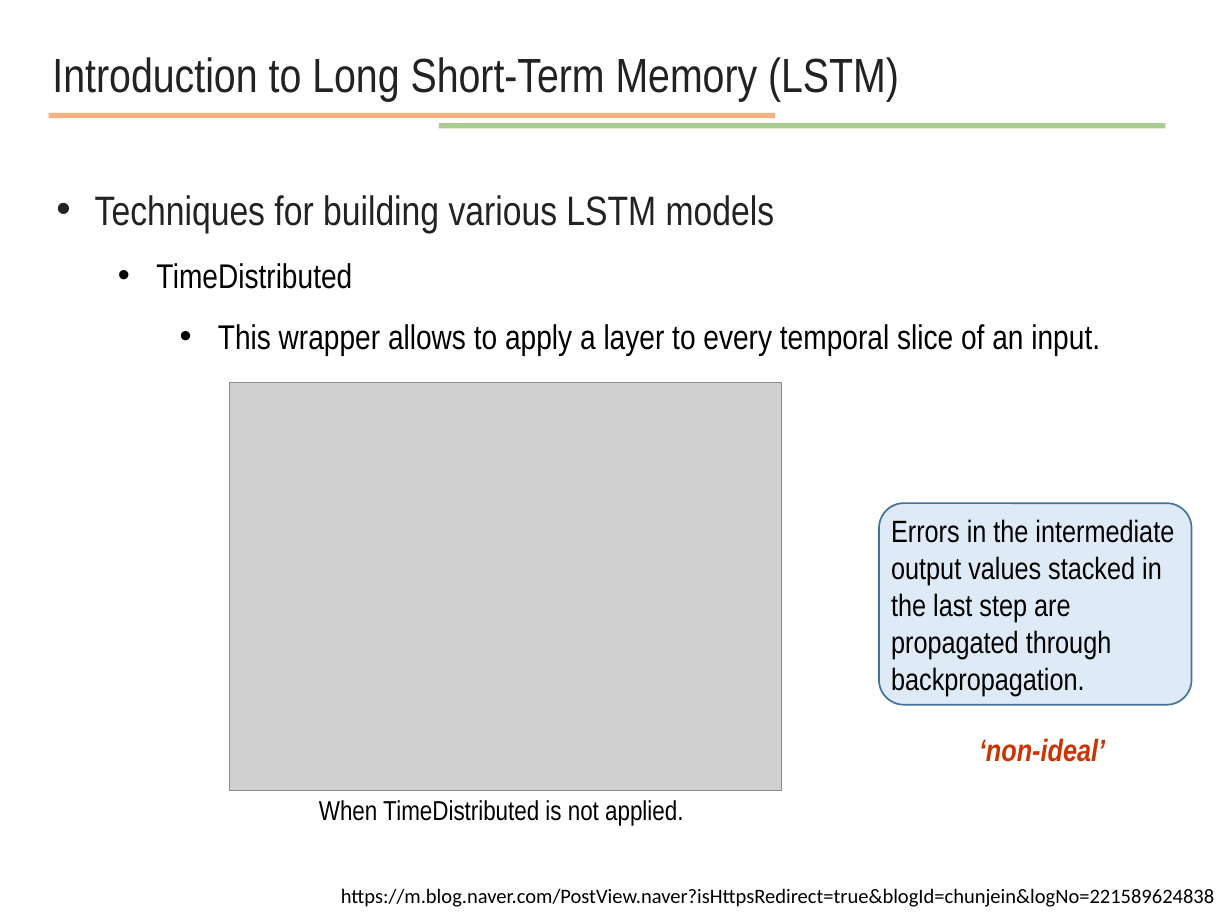
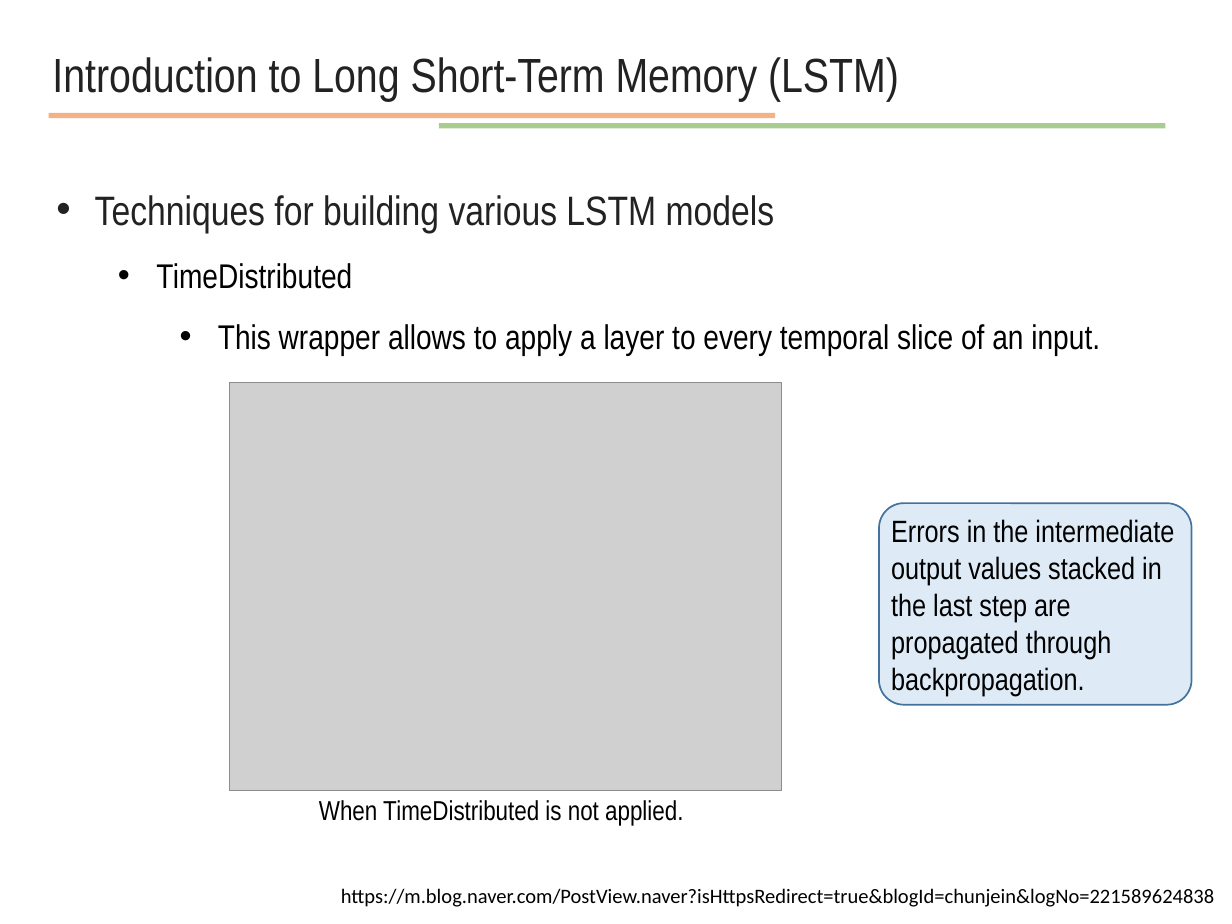
Before and after one commit to JunetaeKim/DeepLearningClass, a slide deck: slide 41 of Week13/week13 time series and sequential data.pptx. Drawn at 1232x924 pixels with LibreOffice and Linux fonts; fonts in the diff are those of the drawing; grey boxes stand for pictures. Boxes give left, top, right and bottom in pixels: in the first picture for what was removed or moved away, otherwise in the second. Text is boxed around its words. In the diff, an @@ line names an element or a change of style, - is before the commit and + after.

```diff
--- a/Week13/week13 time series and sequential data.pptx
+++ b/Week13/week13 time series and sequential data.pptx
@@ text removed at bbox=[979, 738, 1105, 762] @@
-‘non-ideal’
```
Also in this commit, not shown: 3 other slides changed.
